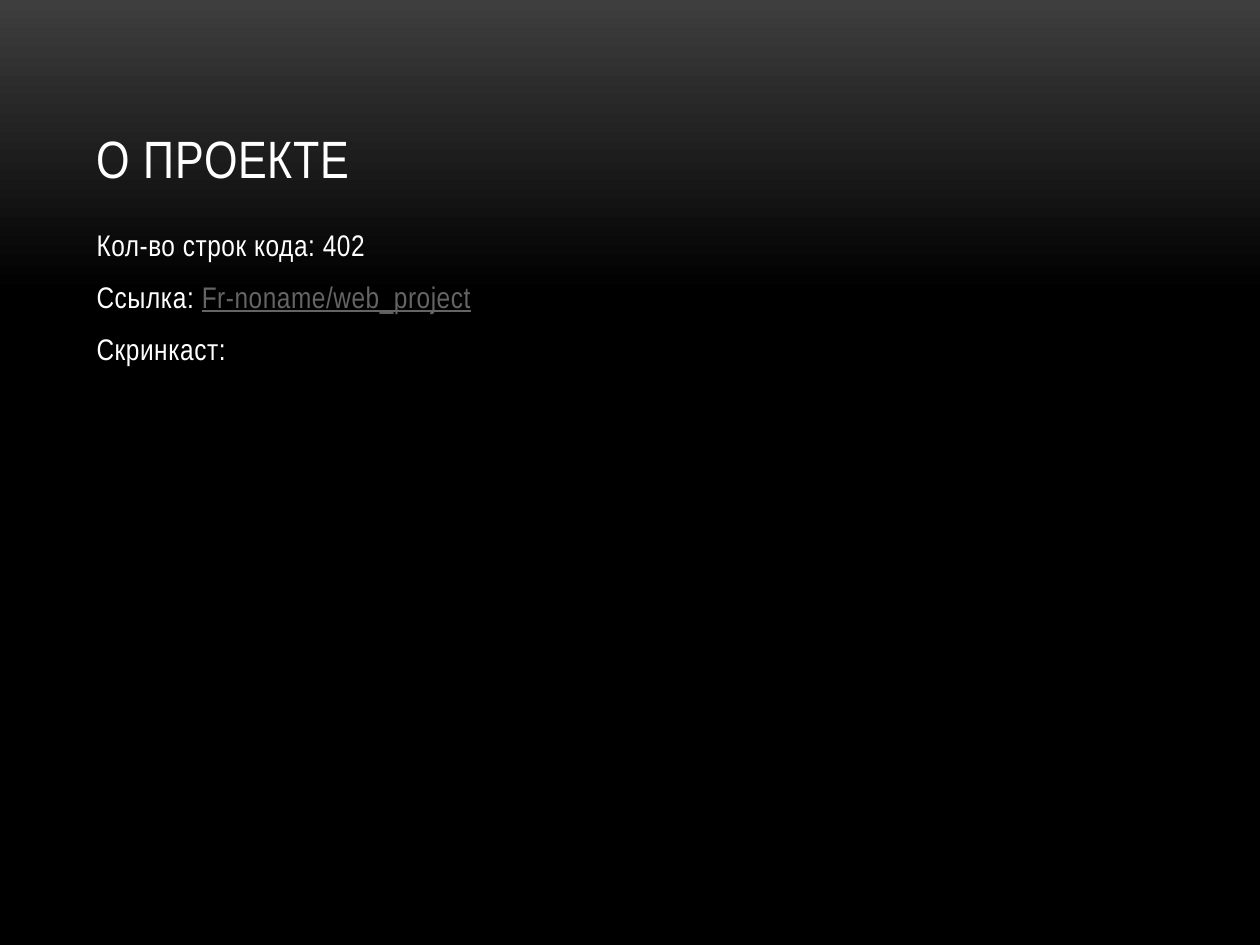
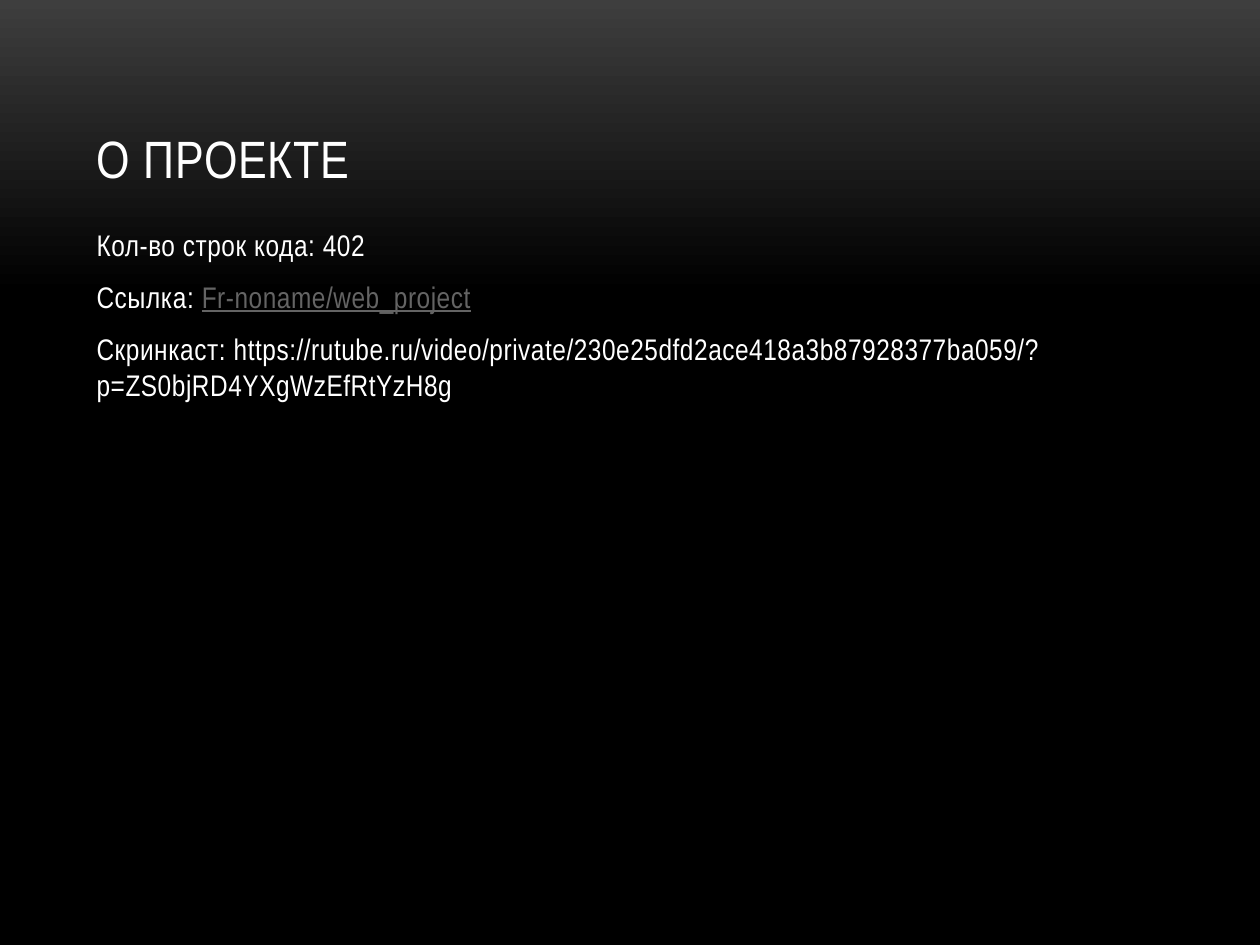
Before and after one commit to Fr-noname/web_project, a slide deck: slide 6 of materials/Библиотекарь.pptx (slide 7 before the commit). Drawn at 1260x945 pixels with LibreOffice and Linux fonts; fonts in the diff are those of the drawing; background and template pictures are left out. Boxes give left, top, right and bottom in pixels: in the first picture for what was removed or moved away, otherwise in the second. Text is boxed around its words. In the diff, an @@ line names an element or a change of style, - is before the commit and + after.

```diff
--- a/materials/Библиотекарь.pptx
+++ b/materials/Библиотекарь.pptx
@@ text at (x1=97, y1=338, x2=1039, y2=402): text changed @@
-Скринкаст:
+Скринкаст: https://rutube.ru/video/private/230e25dfd2ace418a3b87928377ba059/?p=ZS0bjRD4YXgWzEfRtYzH8g
```
Also in this commit, not shown: 1 other slide changed, 1 slide removed, 1 other file.
